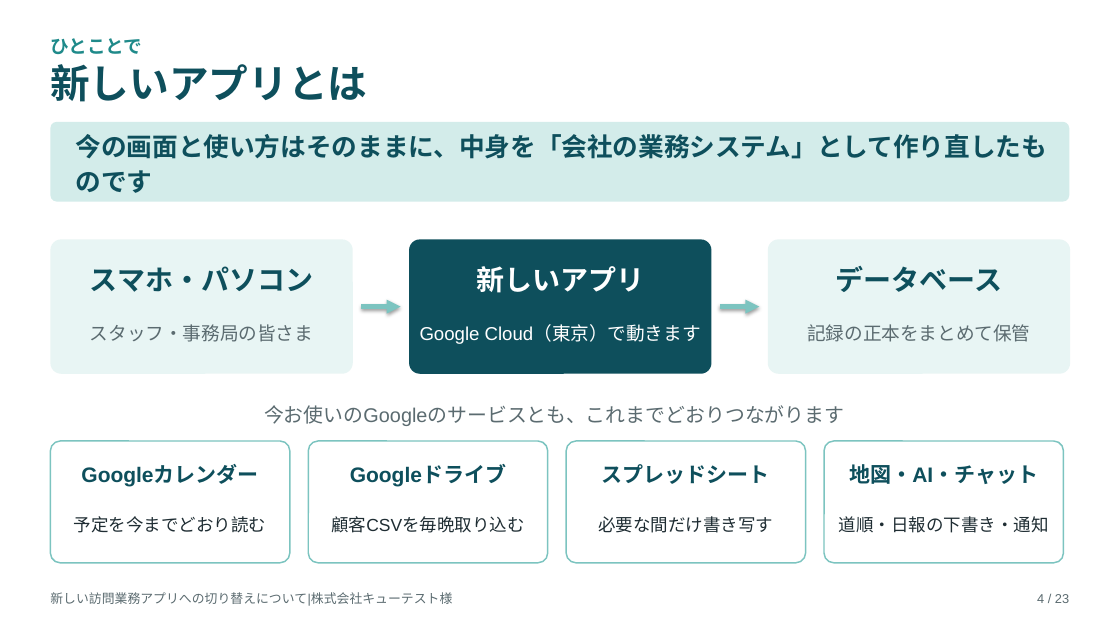
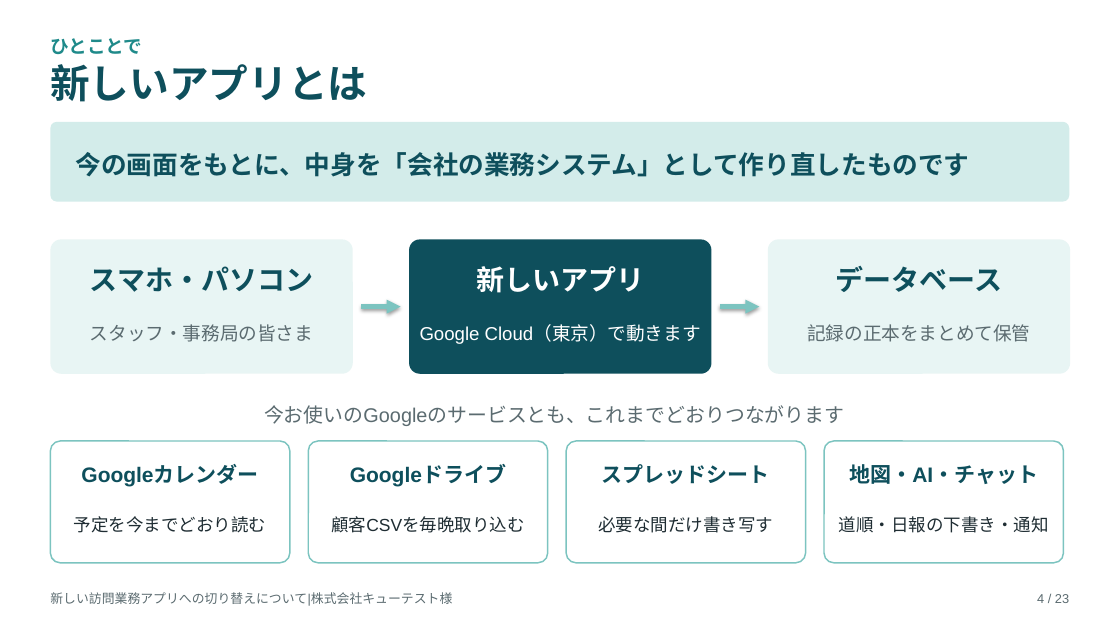
Before and after one commit to katahimo-dev/katahimo-app, a slide deck: slide 4 of doc/partner/新アプリ切替のご説明_キューテスト様.pptx. Drawn at 1120x630 pixels with LibreOffice and Linux fonts; fonts in the diff are those of the drawing. Boxes give left, top, right and bottom in pixels: in the first picture for what was removed or moved away, otherwise in the second. Text is boxed around its words. In the diff, an @@ line names an element or a change of style, - is before the commit and + after.

```diff
--- a/doc/partner/新アプリ切替のご説明_キューテスト様.pptx
+++ b/doc/partner/新アプリ切替のご説明_キューテスト様.pptx
@@ text at <box>76,152,970,177</box>: text changed @@
-今の画面と使い方はそのままに、中身を「会社の業務システム」として作り直したものです
+今の画面をもとに、中身を「会社の業務システム」として作り直したものです
```
Also in this commit, not shown: 5 other slides changed, 18 other files.
